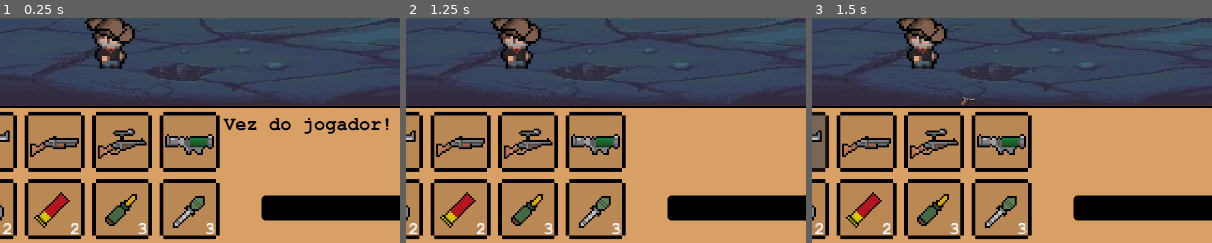
Above: before the commit, frames 1-3 (left to right).
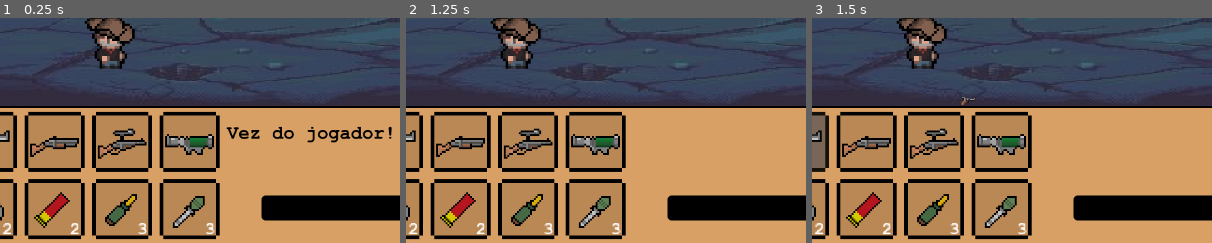
Above: after the commit, the same moments.

Repository: BernardoFioreze/DeadAgain
Game: Godot game, scene res://Scenes/Main.tscn
Same seed, same stepped clock (60 frames per second), same inputs: the game is played once before the commit and once after it.
Inputs (mouse positions are % of the whole screen's width and height, from its top left):
- Up to frame 1 (0.25 s): no input
- Up to frame 2 (1.25 s): drag from (20, 39) to (64, 28) at 0.52 s
- Up to frame 3 (1.5 s): drag from (5, 62) to (64, 28) at 1.27 s
The pictures show only the part of the screen within x 6-56%, y 34-84%; the shares and areas given below are measured in that part.

The runs differ from the first frame. In frame 1, 1.9% of the frame differs, in the area x 55-98%, y 44-56%; in frame 2, nothing differs; in frame 3, nothing differs.

Commit message:
Criado botão para passar o quarto

Diff:
--- a/Global.gd
+++ b/Global.gd
@@ -4,3 +4,4 @@
 var turn_manager: Node = null
 var room_manager: Node = null
 var warning_label: Label = null
+var next_button: Button = null
--- a/Scenes/UI/ui_info.tscn
+++ b/Scenes/UI/ui_info.tscn
@@ -6,8 +6,18 @@
 [ext_resource type="FontFile" uid="uid://biqq5tj2cqycu" path="res://Assets/Fonts/COURBD.TTF" id="4_ue51r"]
 [ext_resource type="Script" uid="uid://b6yegd78xj1uq" path="res://Scenes/UI/room_label.gd" id="5_lgco1"]
 [ext_resource type="Script" uid="uid://btwspi6c7eds7" path="res://Scenes/UI/warning_label.gd" id="6_4nbqs"]
+[ext_resource type="Texture2D" uid="uid://c6td8ao23uvqc" path="res://Assets/right_arrow.png" id="7_mn5xv"]
+[ext_resource type="Script" uid="uid://4bjjijw8ba4t" path="res://Scripts/button.gd" id="8_rb5ab"]
 
 [sub_resource type="GDScript" id="GDScript_p7st5"]
+
+[sub_resource type="StyleBoxEmpty" id="StyleBoxEmpty_tjq8d"]
+
+[sub_resource type="StyleBoxEmpty" id="StyleBoxEmpty_mn5xv"]
+
+[sub_resource type="StyleBoxEmpty" id="StyleBoxEmpty_cwhja"]
+
+[sub_resource type="StyleBoxEmpty" id="StyleBoxEmpty_rb5ab"]
 
 [node name="UI_Info" type="CanvasLayer"]
 script = SubResource("GDScript_p7st5")
@@ -46,10 +56,10 @@
 script = ExtResource("5_lgco1")
 
 [node name="WarningLabel" type="Label" parent="."]
-offset_left = 440.0
-offset_top = 399.0
-offset_right = 1000.0
-offset_bottom = 440.0
+offset_left = 445.0
+offset_top = 413.0
+offset_right = 1005.0
+offset_bottom = 454.0
 theme_override_colors/font_color = Color(0, 0, 0, 1)
 theme_override_fonts/font = ExtResource("4_ue51r")
 theme_override_font_sizes/font_size = 30
@@ -57,4 +67,24 @@
 vertical_alignment = 1
 script = ExtResource("6_4nbqs")
 
+[node name="NextRoomButton" type="Button" parent="."]
+modulate = Color(0, 0, 0, 1)
+offset_left = 952.0
+offset_top = 399.0
+offset_right = 1256.0
+offset_bottom = 468.0
+mouse_default_cursor_shape = 2
+theme_override_fonts/font = ExtResource("4_ue51r")
+theme_override_font_sizes/font_size = 30
+theme_override_styles/focus = SubResource("StyleBoxEmpty_tjq8d")
+theme_override_styles/hover = SubResource("StyleBoxEmpty_mn5xv")
+theme_override_styles/pressed = SubResource("StyleBoxEmpty_cwhja")
+theme_override_styles/normal = SubResource("StyleBoxEmpty_rb5ab")
+text = "Próximo quarto"
+icon = ExtResource("7_mn5xv")
+icon_alignment = 2
+script = ExtResource("8_rb5ab")
+
+[connection signal="pressed" from="NextRoomButton" to="NextRoomButton" method="_on_pressed"]
+
 [editable path="UiExperienceBar"]
--- /dev/null
+++ b/Scripts/button.gd
@@ -0,0 +1,16 @@
+extends Button
+
+var cr
+
+func _ready() -> void:
+	Global.next_button = self
+	visible = false
+
+func _on_pressed() -> void:
+	if cr:
+		print("teste")
+		cr._on_combat_ended()
+
+func turn_visible(current_room):
+	cr = current_room
+	visible = true
--- a/Scripts/room.gd
+++ b/Scripts/room.gd
@@ -106,6 +106,7 @@
 		else:
 			count += 1
 	if count == 0:
+		Global.next_button.turn_visible(self)
 		var item_count := 0
 		for child in get_children():
 			if child.get_script() in droppable_items:
Binary file added: Assets/right_arrow.png
Not shown, added: Assets/right_arrow.png.import
Not shown: 1 places in Scenes/UI/ui_info.tscn that only renumber resources
Not shown, added: Scripts/button.gd.uid
